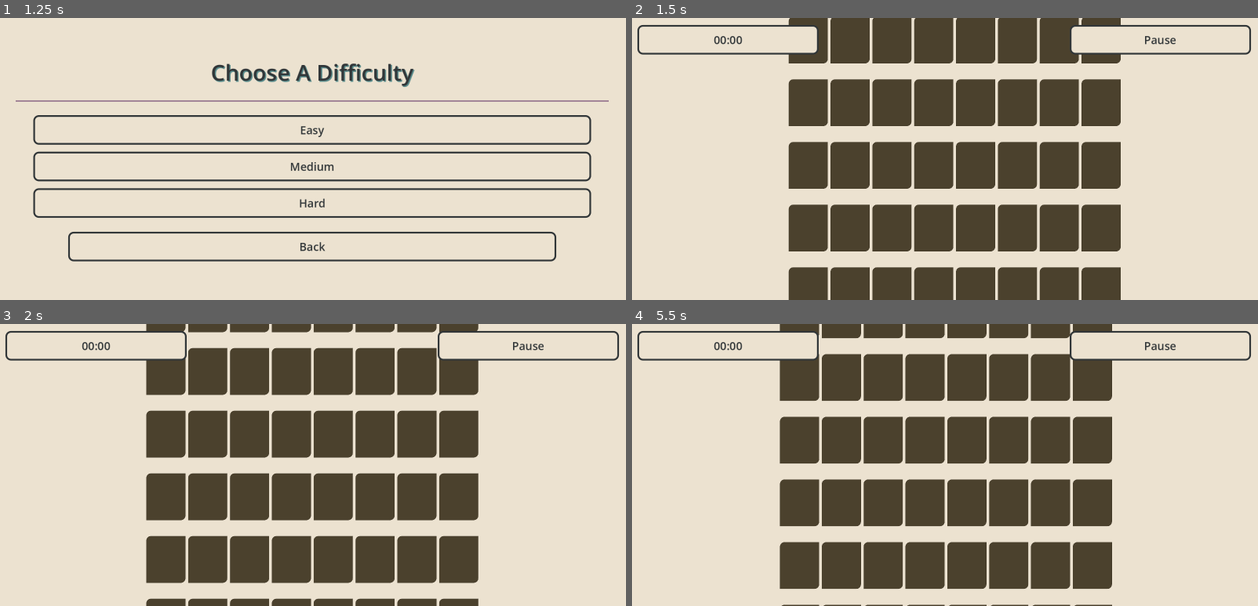
Above: before the commit, frames 1-4 (two rows, left to right).
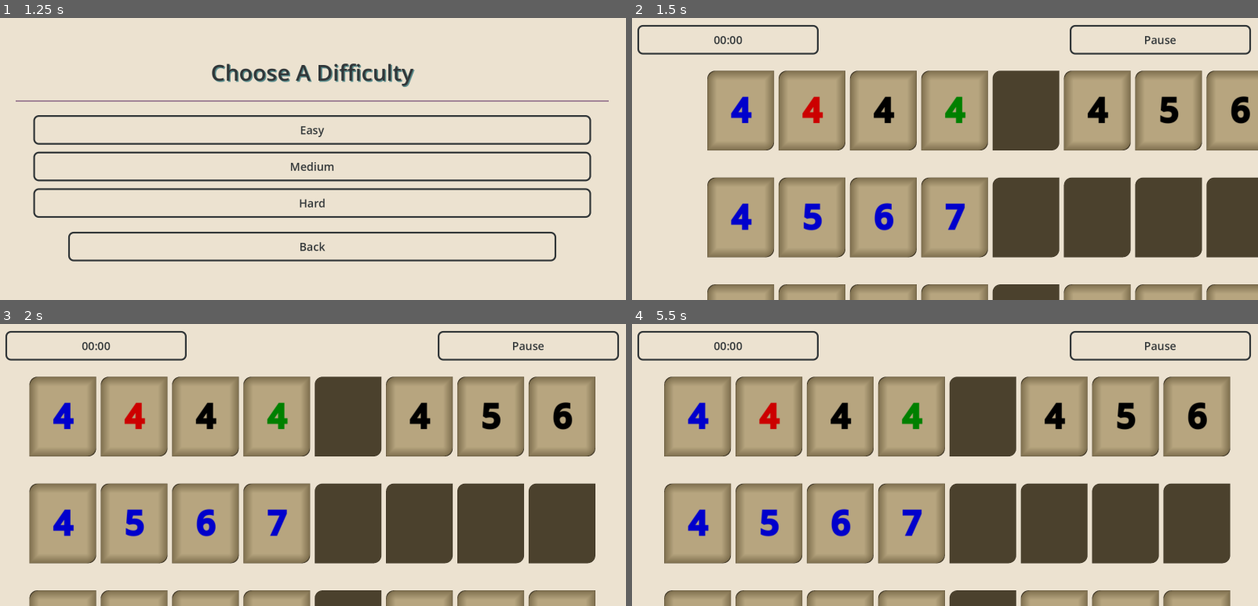
Above: after the commit, the same moments.

Repository: DaltonBaum/RummyCubed
Game: Godot game, scene res://scenes/main_menu.tscn
The game is run twice, just before and just after one commit, with the same random seed, the same clock (stepped at 60 frames per second) and the same inputs.
Inputs (mouse positions are in pixels of both pictures, inside the frame that each line leads up to):
- Up to frame 1 (1.25 s): click "Play" at 0.5 s
- Up to frame 2 (1.5 s): click "Easy" at 1.25 s
- Up to frame 3 (2 s): no input
- Up to frame 4 (5.5 s): tap Enter at 2 s; move the mouse to (1082, 450) at 2.02 s; hold D 2.03-2.75 s; click (1082, 450) at 2.17 s; click "00:01" at 2.75 s; click "00:02" at 3.5 s; click "Pause" at 4.25 s; click "Restart" at 5 s

Frame 1 is identical in both runs. In frame 2, 62% of the frame differs, in the area x 12-100%, y 0-100%; in frame 3, 59%; in frame 4, 60%.

Commit message:
Changed starting camera position to actually make sense

Diff:
--- a/scenes/game_board/game.gd
+++ b/scenes/game_board/game.gd
@@ -1,20 +1,13 @@
 extends Node2D
 
-@export_range(0, 100) var camera_bounds_percent := 25
+@export_range(0, 100) var camera_bounds_percent := 10
+@export var starting_margin_percent := Vector2i(10, 20)
 var completion_time := 0.0
 var disabled := false
 
 func _ready() -> void:
-	# Limit camera movement to prevent user from getting lost
-	# POORLY DONE, LIKELY NEEDS REWORK
-	var board_pos: Vector2 = %Board.global_position
-	var board_size: Vector2 = %Board.get_combined_minimum_size()
-	var camera_bounds_margin := get_window().size * camera_bounds_percent / 100
-	%Camera.limit_left = board_pos.x - camera_bounds_margin.x
-	%Camera.limit_top = board_pos.y - camera_bounds_margin.y
-	%Camera.limit_right = board_pos.x + board_size.x + camera_bounds_margin.x
-	%Camera.limit_bottom = board_pos.y + board_size.y + camera_bounds_margin.y
-	%Camera.position = (board_pos + board_size) / 2
+	# Setup camera
+	_setup_cam()
 
 	# Setup board
 	var puzzle := PuzzleGenerator.create_puzzle(PuzzleInfo.size_min, PuzzleInfo.size_max, PuzzleInfo.p_seed)
@@ -26,6 +19,32 @@
 	DragManager.disabled = false
 	%PauseMenu.add_solution_groups(puzzle[0])
 	%PauseMenu.resume_pressed.connect(_on_pause_resumed)
+
+func _setup_cam() -> void:
+	var board_pos: Vector2 = %Board.global_position
+	var board_size: Vector2 = %Board.get_combined_minimum_size()
+	var window_size: Vector2 = get_window().size
+	var camera_bounds_margin := window_size * camera_bounds_percent / 100
+
+	# Limit camera position
+	%Camera.limit_left = board_pos.x - camera_bounds_margin.x
+	%Camera.limit_top = board_pos.y - camera_bounds_margin.y
+	%Camera.limit_right = board_pos.x + board_size.x + camera_bounds_margin.x
+	%Camera.limit_bottom = board_pos.y + board_size.y + camera_bounds_margin.y
+
+	# Limit camera zooming
+	var zooms := window_size / (board_size + (camera_bounds_margin * 2))
+	var min_zoom: float = max(zooms.x, zooms.y)
+	%Camera.min_zoom = min_zoom
+	%Camera.max_zoom = min_zoom * 3
+
+	# Set starting position and zoom
+	var starting_zooms := window_size / board_size / (100 + starting_margin_percent.x) * 100
+	var starting_zoom: float = max(starting_zooms.x, starting_zooms.y)
+	var pos_x: float = board_pos.x + (board_size.x / 2)
+	var pos_y: float = board_pos.y + (window_size.y / 2 / starting_zoom) - (window_size.y * starting_margin_percent.y / 100 / starting_zoom)
+	%Camera.position = Vector2(pos_x, pos_y)
+	%Camera.zoom = Vector2(starting_zoom, starting_zoom)
 
 func _process(delta: float) -> void:
 	# Update stopwatch/display
--- a/scenes/game_board/game_camera.gd
+++ b/scenes/game_board/game_camera.gd
@@ -32,8 +32,8 @@
 func _process(delta: float):
 	if is_flying:
 		_fling_camera(velocity_x, velocity_y, delta)
-	var x = zoom.x*vp_size.x/2
-	var y = zoom.y*vp_size.y/2
+	var x = vp_size.x / 2 / zoom.x
+	var y = vp_size.y / 2 / zoom.y
 	position.x = clamp(position.x, limit_left+x, limit_right-x)
 	position.y = clamp(position.y, limit_top+y, limit_bottom-y)
 
--- a/scenes/game_board/game_camera_computer.gd
+++ b/scenes/game_board/game_camera_computer.gd
@@ -36,3 +36,9 @@
 					position -= Vector2(pan_speed, 0) / zoom
 				KEY_D:
 					position -= Vector2(-pan_speed, 0) / zoom
+
+func _process(delta: float) -> void:
+	var x = get_viewport().size.x / 2 / zoom.x
+	var y = get_viewport().size.y / 2 / zoom.y
+	position.x = clamp(position.x, limit_left+x, limit_right-x)
+	position.y = clamp(position.y, limit_top+y, limit_bottom-y)
